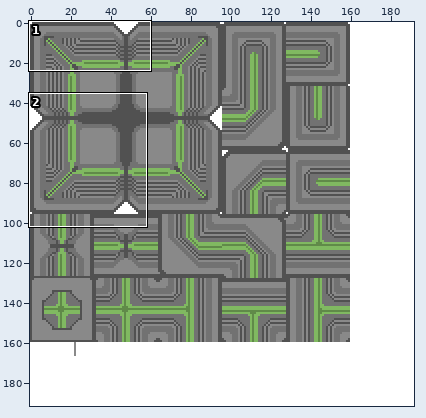
Sprite sheet: client/assets/tileset.png. The picture above shows the old version from afar; the outline marks the close-up.
Close-up. Old version:
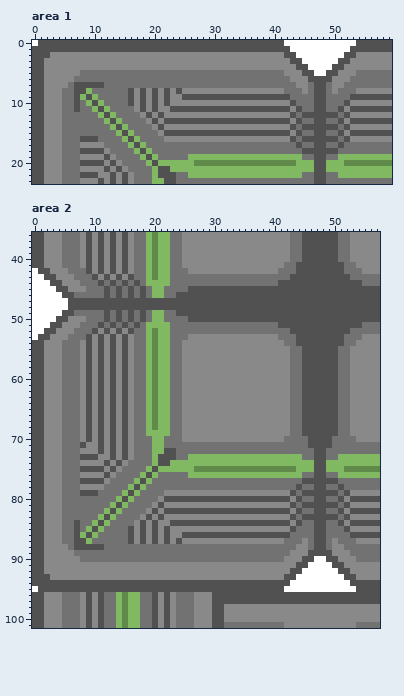
The file is 192x192 pixels. Colours within 5 levels of each other are drawn and written as one. Shown: area 1: x 0..59, y 0..23; area 2: x 0..57, y 36..101. The commit also changed other parts of the picture, which this record leaves out.
After:
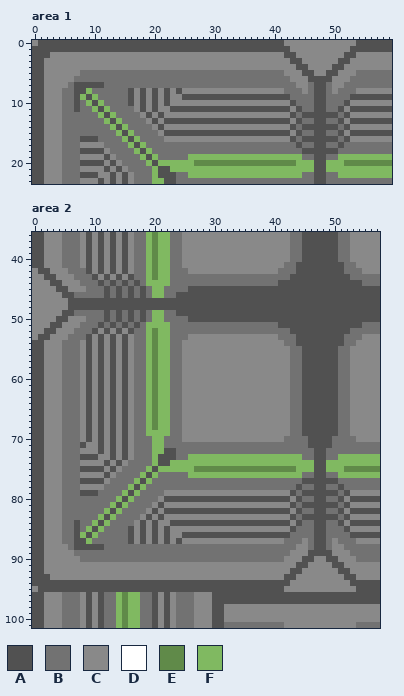
Palette (. is transparent): A #515151  B #727272  C #898989  D #ffffff  E #608a49  F #80b961
Edits made:
Area 1:
Colour D gives way to colour C in row 0 at x 0 and 42 to 53; in row 1 at x 43 to 52; in row 2 at x 44 to 51; in row 3 at x 45 to 50; in row 4 at x 46 to 49; in row 5 at x 47 to 48.
Area 2:
Colour D gives way to colour C in row 42 at x 0; in row 43 at x 0 to 1; in row 44 at x 0 to 2; in row 45 at x 0 to 3; in row 46 at x 0 to 4; in rows 47 to 48 at x 0 to 5.
Colour D gives way to colour C in row 49 at x 0 to 4; in row 50 at x 0 to 3; in row 51 at x 0 to 2; in row 52 at x 0 to 1; in row 53 at x 0; in row 90 at x 47 to 48.
Colour D gives way to colour C in row 91 at x 46 to 49; in row 92 at x 45 to 50; in row 93 at x 44 to 51; in row 94 at x 43 to 52; in row 95 at x 0 and 42 to 53.
Boxes around the changes in both close-ups, in picture pixels (x1, y1, x2, y2):
changed: (32, 40, 38, 46)
changed: (284, 40, 356, 76)
changed: (32, 268, 68, 340)
changed: (284, 556, 356, 592)
changed: (32, 586, 38, 592)
